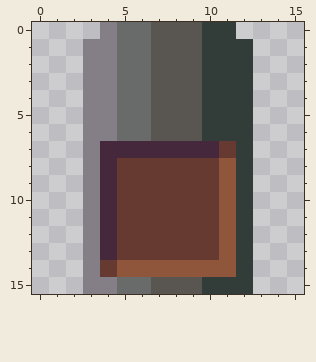
Pixel-art sprite -- core/assets/textures/iteminhand.png. Above: the version before the commit.
The file is 16x16 pixels.
The result:
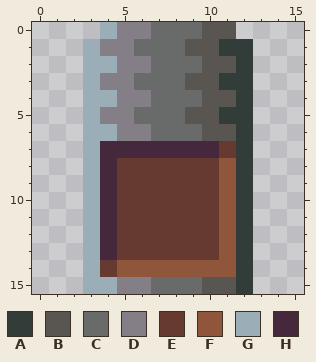
Palette (. is transparent): A #323c39  B #595652  C #696a6a  D #847e87  E #663931  F #8f563b  G #9badb7  H #45283c
The exact change:
y 0: x 4..11 DCCBBBAA -> GDDCCCBB
y 1: x 3 D -> G; x 5 C -> D; x 7..8 BB -> CC; x 10 A -> B
y 2: x 3..11 DDCCBBBAA -> GGDDCCCBB
y 3: x 3 D -> G; x 5 C -> D; x 7..8 BB -> CC; x 10 A -> B
y 4: x 3..11 DDCCBBBAA -> GGDDCCCBB
y 5: x 3 D -> G; x 5 C -> D; x 7..8 BB -> CC; x 10 A -> B
y 6: x 3..11 DDCCBBBAA -> GGDDCCCBB
y 7..14: x 3 D -> G
y 15: x 3..11 DDCCBBBAA -> GGDDCCCBB
Changed places in both pictures, as pixel boxes (x1, y1, x2, y2):
changed: (83, 22, 236, 294)
